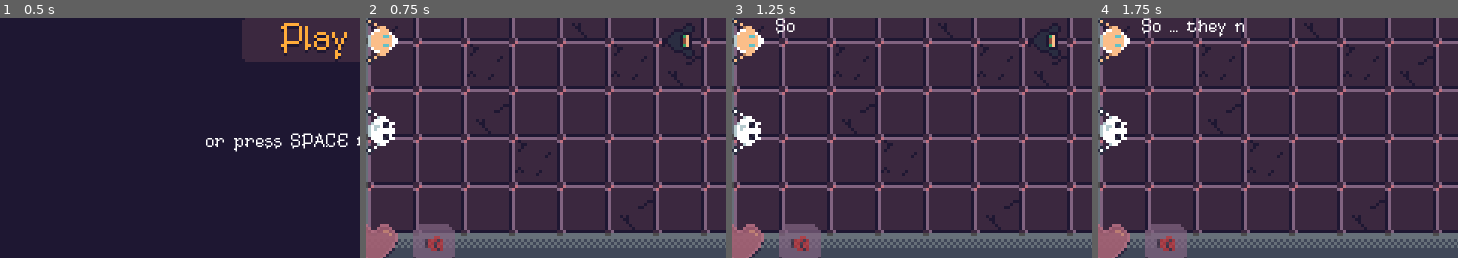
Above: before the commit, frames 1-4 (left to right).
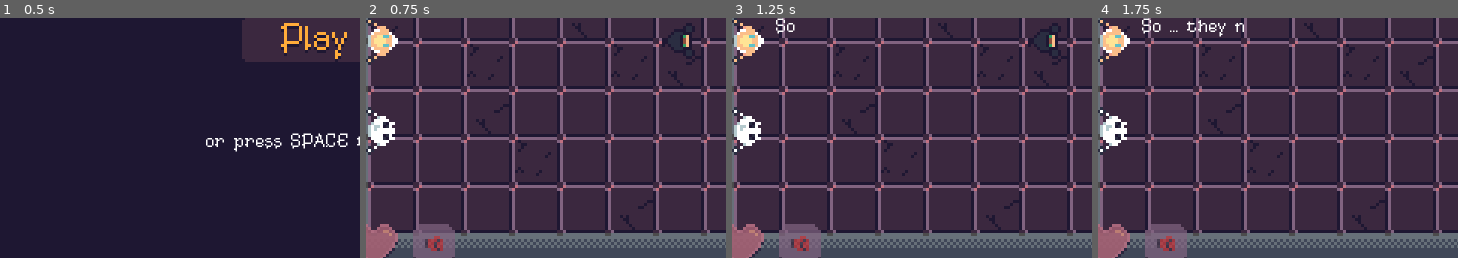
Above: after the commit, the same moments.

Repository: RustyMonky/Cult-Carnage
Game: Godot game, scene res://levels/title/title.tscn
Two runs of this game, one before a commit and one after it. Both use one fixed random seed, a clock stepped at 60 frames per second and the inputs below.
Inputs (mouse positions are % of the whole screen's width and height, from its top left):
- Up to frame 1 (0.5 s): no input
- Up to frame 2 (0.75 s): click (50, 50) at 0.5 s
- Up to frame 3 (1.25 s): no input
- Up to frame 4 (1.75 s): move the mouse to (72, 45) at 1.27 s; hold D (player_right) from 1.28 s (still down); hold Space (player_attack) from 1.28 s (still down)
The pictures show only the part of the screen within x 6-56%, y 45-95%; the shares and areas given below are measured in that part.

Frame 1 is identical in both runs. In frame 2, 0.1% of the frame differs, in the area x 2-6%, y 3-16%; in frame 3, 0.1%; in frame 4, 0.1%.

Commit message:
Fixes some cultist death issues in tutorial; Addresses some debug log concerns

Diff:
--- a/entities/actors/actor.gd
+++ b/entities/actors/actor.gd
@@ -18,7 +18,7 @@
 	set_physics_process(true)
 	set_process_input(true)
 
-func _on_animationPlayer_animation_finished(anim_name):
+func _on_animationPlayer_animation_finished(_anim_name):
 	animationPlayer.stop()
 
 # Generic death logic for actors
@@ -36,7 +36,7 @@
 
 # Generic movement logic for actors
 func move(delta):
-	var collision = self.move_and_collide(direction.normalized() * (speed * delta))
+	var _collision = self.move_and_collide(direction.normalized() * (speed * delta))
 
 # Generic logic for actors to receive damage
 func takeDamage():
--- a/entities/actors/enemies/enemy.gd
+++ b/entities/actors/enemies/enemy.gd
@@ -81,16 +81,17 @@
 
 # Enemy death logic, which can contain item drops or hazards
 func death():
-	randomize()
+	if (!isTutorial):
+		randomize()
 
-	var randomChance = int(rand_range(0, 2))
-	if randomChance > 0:
-		var weaponToDrop = load(droppedWeapon).instance()
-		weaponToDrop.type = droppedWeaponType
-		weaponToDrop.global_position = self.global_position
-		get_parent().call_deferred('add_child', weaponToDrop)
+		var randomChance = int(rand_range(0, 2))
+		if randomChance > 0:
+			var weaponToDrop = load(droppedWeapon).instance()
+			weaponToDrop.type = droppedWeaponType
+			weaponToDrop.global_position = self.global_position
+			get_parent().call_deferred('add_child', weaponToDrop)
 
-	gameData.enemiesKilled += 1
+		gameData.enemiesKilled += 1
 	.death()
 
 func fire():
--- a/entities/actors/enemies/eye/eye.gd
+++ b/entities/actors/enemies/eye/eye.gd
@@ -32,6 +32,6 @@
 func _on_projectileTimer_timeout():
 	fire()
 
-func _on_animationPlayer_animation_finished(anim_name):
+func _on_animationPlayer_animation_finished(_anim_name):
 	animationPlayer.stop()
 	sprite.set_frame(0)
--- a/levels/tutorial/tutorial.gd
+++ b/levels/tutorial/tutorial.gd
@@ -41,7 +41,7 @@
 		self.add_child(cultist)
 		cultist.position = Vector2(120, 0)
 		cultist.direction = Vector2(0, 1)
-		cultist.connect('tree_exited', self, '_on_cultist_tree_exited')
+		cultist.connect('tree_exited', self, '_on_enemy_tree_exited')
 
 # Timer for 0.5 second delay on beginning prisoner speech
 func _on_delayTimer_timeout():
@@ -70,10 +70,11 @@
 	if body.is_in_group("enemies"):
 		body.setSpeech("What's going on in here!?")
 
-func _on_cultist_tree_exited():
+func _on_enemy_tree_exited():
 	textToSpeak = [ "Quick! [shake rate=50 level=5][b]Run for it![/b][/shake]" ]
 	prisonerSpeech.set_bbcode(textToSpeak[textIndex])
 	prisonerTextTimer.start()
+	prisonerTextTimer.set_paused(false)
 
 func _on_exitArea_body_entered(body):
 	if body.is_in_group("player"):
Binary file changed: assets/actors/npc/prisoner/prisoner.png
Binary file changed: assets/actors/player/player-test.png
